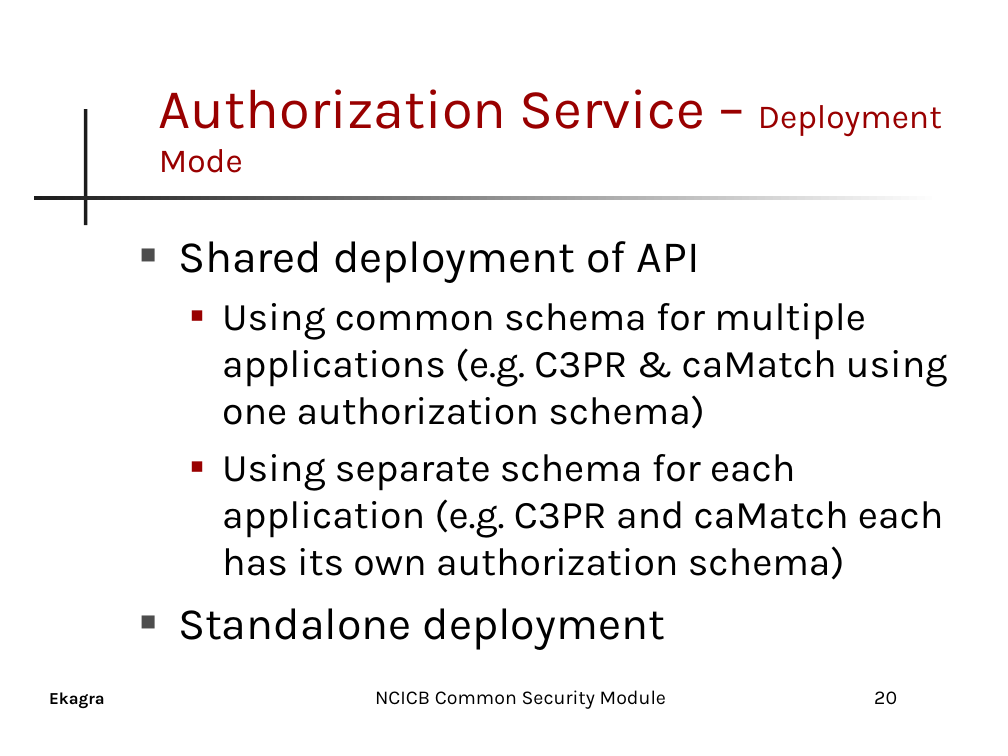
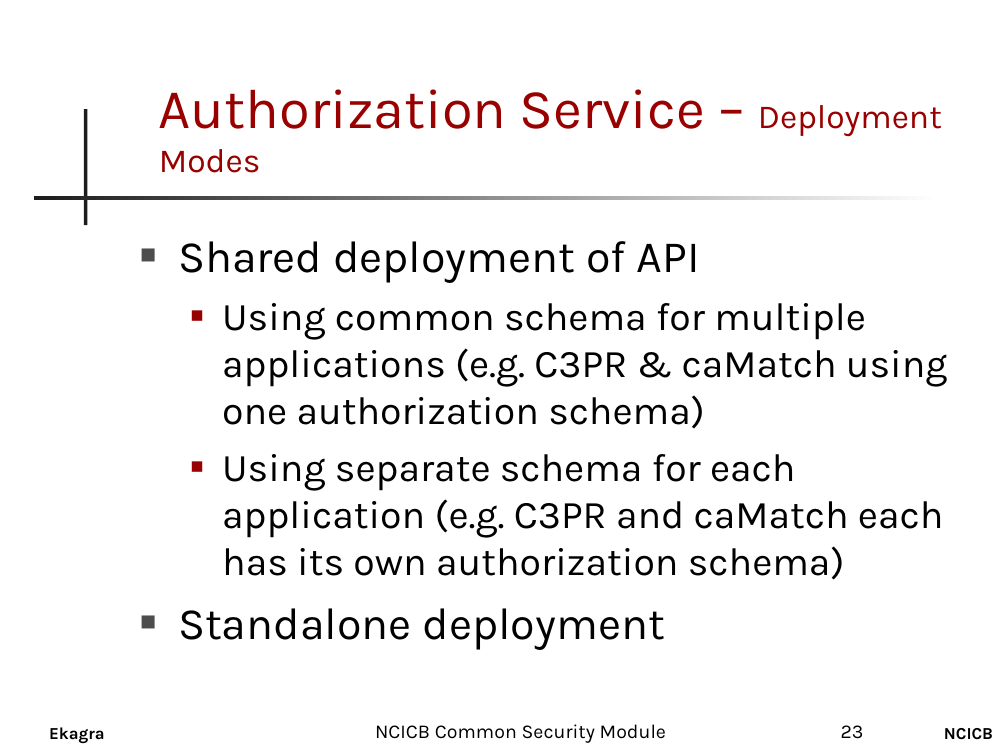
Before and after one commit to CBIIT/common-security-module-docs, a slide deck: slide 23 of CSM_Presentation.ppt (slide 20 before the commit). Drawn at 1008x756 pixels with LibreOffice and Linux fonts; fonts in the diff are those of the drawing; background and template pictures are left out. Boxes give left, top, right and bottom in pixels: in the first picture for what was removed or moved away, otherwise in the second. Text is boxed around its words. In the diff, an @@ line names an element or a change of style, - is before the commit and + after.

```diff
--- a/CSM_Presentation.ppt
+++ b/CSM_Presentation.ppt
@@ title at bbox=[159, 89, 942, 173]: text changed @@
-Authorization Service – Deployment Mode
+Authorization Service – Deployment Modes
@@ text "Ekagra": place and size @@
-text "Ekagra" at bbox=[49, 692, 105, 709]
+text "Ekagra" at bbox=[49, 727, 105, 744]
@@ text "NCICB Common Security Module": place and size @@
-text "NCICB Common Security Module" at bbox=[375, 690, 666, 709]
+text "NCICB Common Security Module" at bbox=[375, 724, 666, 743]
@@ page number removed at bbox=[874, 691, 897, 705] @@
-20
@@ page number added at bbox=[841, 725, 864, 739], 14 pt, text #000000 @@
+23
@@ text added at bbox=[944, 728, 993, 740], 12 pt, text #000000, bold @@
+NCICB
```
Also in this commit, not shown: 28 other slides changed, 4 slides added, 1 other file.
